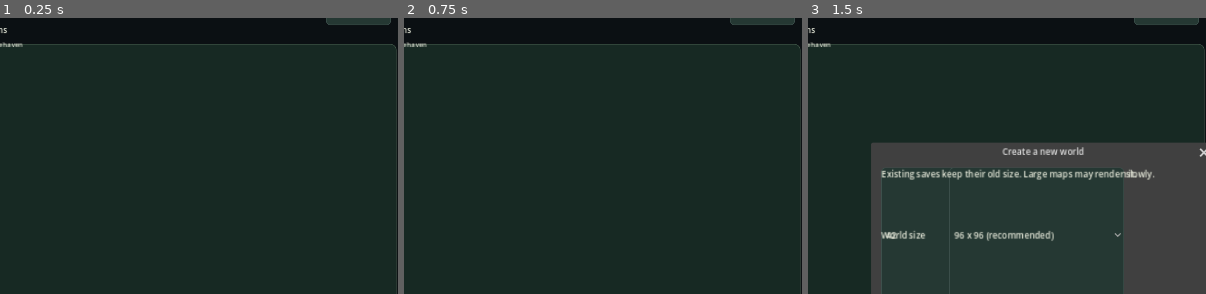
Above: before the commit, frames 1-3 (left to right).
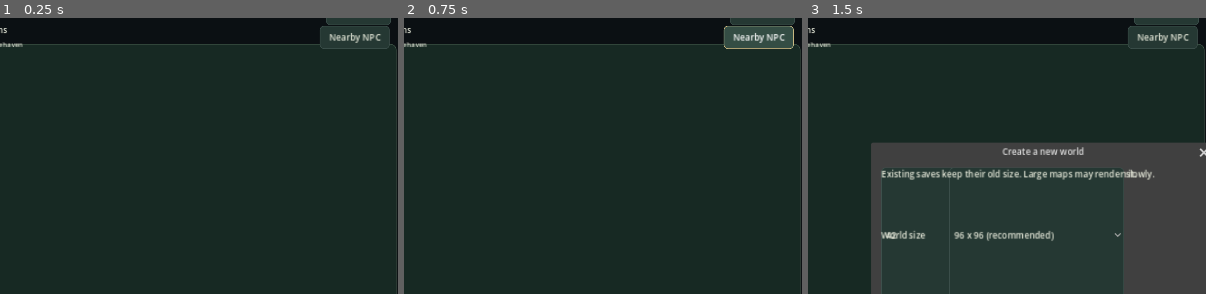
Above: after the commit, the same moments.

Repository: NxFi3/genesis
Game: Godot game, scene res://Main.tscn
Two runs of this game, one before a commit and one after it. Both use one fixed random seed, a clock stepped at 60 frames per second and the inputs below.
Inputs (mouse positions are % of the whole screen's width and height, from its top left):
- Up to frame 1 (0.25 s): no input
- Up to frame 2 (0.75 s): click (65, 12) at 0.5 s, where only the run after the commit has a clickable "Nearby NPC"
- Up to frame 3 (1.5 s): click "New world…" at 1.25 s
The pictures show only the part of the screen within x 20-70%, y 8-58%; the shares and areas given below are measured in that part.

The runs differ from the first frame. In frame 1, 1.2% of the frame differs, in the area x 80-98%, y 2-12%; in frame 2, 1.4%; in frame 3, 1.2%.

Commit message:
Make nearby conversation discovery one click and avoid losing Traveler while selecting NPC

Diff:
--- a/godot/main.gd
+++ b/godot/main.gd
@@ -131,6 +131,7 @@
     button_at("Pause / Resume", Vector2(1040, 15), func(): send({"action": "pause", "paused": not state.get("paused", false)}), 145)
     button_at("Settings", Vector2(1195, 15), _open_settings, 70)
     button_at("Find me", Vector2(785, 53), _find_me, 104)
+    button_at("Nearby NPC", Vector2(775, 91), _nearest_npc, 112)
     button_at("Save", Vector2(900, 53), func(): send({"action": "save"}), 70)
     button_at("Load", Vector2(977, 53), func(): send({"action": "load"}), 70)
     button_at("1×", Vector2(1054, 53), func(): send({"action": "speed", "speed": 2}), 50)
@@ -152,7 +153,11 @@
     selector = OptionButton.new()
     selector.position = Vector2(910, 134)
     selector.size = Vector2(350, 28)
-    selector.item_selected.connect(func(index: int): selected = selector_ids[index]; _inspect())
+    selector.item_selected.connect(func(index: int):
+        selected = selector_ids[index]
+        view.follow_agent = false
+        _inspect()
+    )
     add_child(selector)
     var inspector := TabContainer.new()
     inspector.position = Vector2(910, 170)
@@ -235,6 +240,32 @@
     view.follow_agent = true
     _inspect()
     status_label.text = "Following your gold Traveler. WASD moves you in Player mode."
+
+
+func _nearest_npc() -> void:
+    var player: Dictionary = state.get("agents", {}).get("player", {})
+    if player.is_empty():
+        status_label.text = "Traveler not loaded yet."
+        return
+    var position := Vector2(float(player.x), float(player.y))
+    var closest: float = 7.0
+    var candidate := ""
+    for id in state.get("agents", {}):
+        if id == "player": continue
+        var agent: Dictionary = state.agents[id]
+        if agent.get("incapacitated", false) or agent.get("life_stage","adult") != "adult": continue
+        var dist: float = position.distance_to(Vector2(float(agent.x), float(agent.y)))
+        if dist < closest:
+            closest = dist
+            candidate = id
+    if candidate.is_empty():
+        status_label.text = "No adult NPC within 7 tiles. Walk toward a settlement."
+        return
+    selected = candidate
+    view.selected = candidate
+    view.follow_agent = false
+    _inspect()
+    status_label.text = "Selected %s (%.1f tiles away). Approach within 3 tiles, then Send message." % [_name(candidate),closest]
 
 
 func _toggle_mode() -> void:
@@ -807,6 +838,7 @@
                         if dist < closest:
                             selected = entity.id
                             closest = dist
+                view.follow_agent = false
                 _inspect()
     elif event is InputEventMouseMotion and panning:
         view.follow_agent = false
